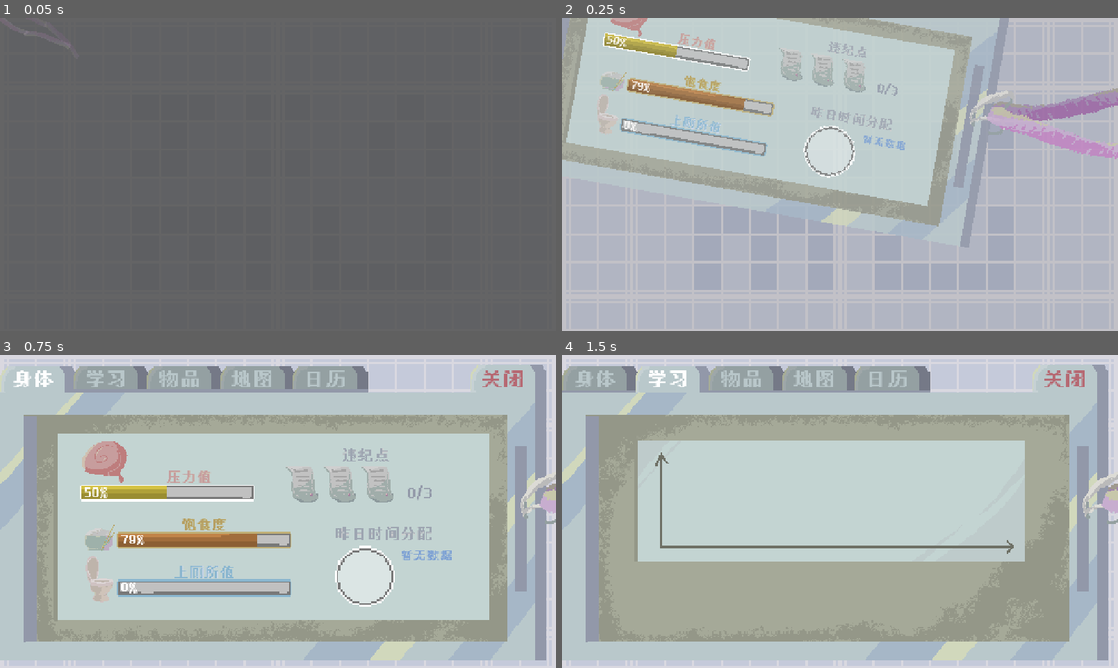
Above: before the commit, frames 1-4 (two rows, left to right).
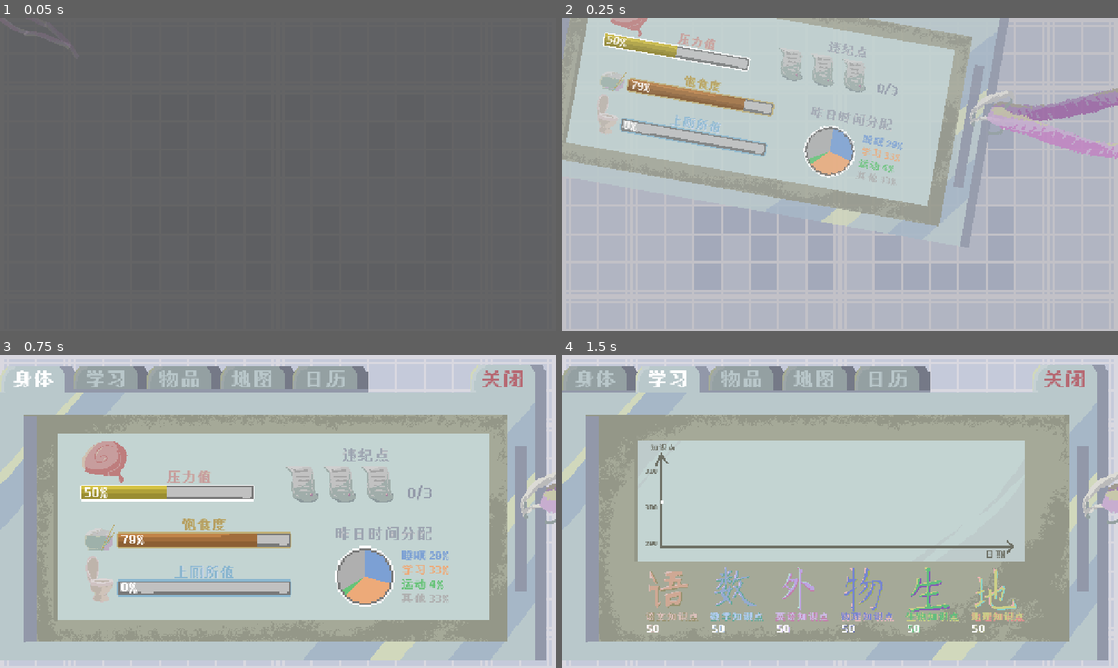
Above: after the commit, the same moments.

Repository: mu142857/School-Rules
Game: Godot game, scene res://ui/info_panel.tscn
Same seed, same stepped clock (60 frames per second), same inputs: the game is played once before the commit and once after it. The project has no main scene, so this scene is started directly.
Inputs:
- Up to frame 1 (0.05 s): no input
- Up to frame 2 (0.25 s): no input
- Up to frame 3 (0.75 s): click "身体" at 0.5 s
- Up to frame 4 (1.5 s): click "学习" at 1.25 s

Frame 1 is identical in both runs. In frame 2, 1.2% of the frame differs, in the area x 44-62%, y 35-54%; in frame 3, 1.7%; in frame 4, 3.1%, in the area x 15-84%, y 28-89%.

Commit message:
Update study point line chart

Diff:
--- a/senior-year-of-high-school/autoload/game_manager.gd
+++ b/senior-year-of-high-school/autoload/game_manager.gd
@@ -19,12 +19,12 @@
 
 # === 知识点（点数制）===
 var knowledge: Dictionary = {
-	"Chinese": 100,
-	"Math": 100,
-	"English": 100,
-	"Physics": 100,
-	"Geography": 100,
-	"Biology": 100
+	"Chinese": 50,
+	"Math": 50,
+	"English": 50,
+	"Physics": 50,
+	"Geography": 50,
+	"Biology": 50
 }
 
 # === 学习效率（点数制，加到上课获得的知识点上）===
@@ -85,3 +85,32 @@
 func add_record(data):
 	time_allocation_history.append(data)
 	history_updated.emit() # 发射信号
+
+func _ready():
+	# 如果是新游戏（历史记录为空），记录一下开局初始值
+	if knowledge_history.is_empty():
+		record_current_knowledge()
+
+# 封装一个记录知识点的方法，方便多处调用
+func record_current_knowledge():
+	var k_record = {
+		"month": month,
+		"day": day,
+		"Chinese": knowledge["Chinese"],
+		"Math": knowledge["Math"],
+		"English": knowledge["English"],
+		"Physics": knowledge["Physics"],
+		"Geography": knowledge["Geography"],
+		"Biology": knowledge["Biology"]
+	}
+	knowledge_history.append(k_record)
+	# 限制长度
+	if knowledge_history.size() > MAX_HISTORY_DAYS:
+		knowledge_history.pop_front()
+
+	# 同时也给时间分配存一个初始值，防止饼图报错
+	if time_allocation_history.is_empty():
+		add_record({
+			"month": month, "day": day,
+			"sleep": 420, "study": 480, "exercise": 60, "other": 480
+		})
--- a/senior-year-of-high-school/ui/info_panel.tscn
+++ b/senior-year-of-high-school/ui/info_panel.tscn
@@ -10,6 +10,7 @@
 [ext_resource type="Texture2D" uid="uid://iq52h30uyxp6" path="res://ui/panels/Calendar Panel.png" id="6_hf0xx"]
 [ext_resource type="PackedScene" uid="uid://v1hb11lw71jy" path="res://ui/body_panel.tscn" id="6_xgebp"]
 [ext_resource type="Texture2D" uid="uid://klat43xwlx0w" path="res://ui/panels/Map Panel.png" id="7_d6f8p"]
+[ext_resource type="PackedScene" uid="uid://c41t43uqdub1n" path="res://ui/study_panel.tscn" id="8_qw5go"]
 
 [sub_resource type="StyleBoxFlat" id="StyleBoxFlat_vcp5r"]
 bg_color = Color(0.6, 0.6, 0.6, 0)
@@ -211,6 +212,9 @@
 texture = ExtResource("4_o7tq4")
 centered = false
 
+[node name="study_panel" parent="Control/Panel/StudyContent" instance=ExtResource("8_qw5go")]
+layout_mode = 1
+
 [node name="ItemContent" type="Control" parent="Control/Panel"]
 visible = false
 anchors_preset = 0
--- a/senior-year-of-high-school/ui/study_panel.gd
+++ b/senior-year-of-high-school/ui/study_panel.gd
@@ -20,24 +20,37 @@
 	# 如果实时变化，可以在这里调用，或者在 GameManager 数据变化时手动更新
 	update_scores()
 
+# ui/study_panel.gd (修改 setup_subject_signals 部分)
+
 func setup_subject_signals():
-	# 遍历 SubjectGrid 下的所有科目节点
 	for subject_node in subjects_container.get_children():
-		var subject_name = subject_node.name # 例如 "Chinese"
+		var subject_name = subject_node.name
 
-		# 鼠标移入：切换到该科目折线
+		# 鼠标移入
 		subject_node.mouse_entered.connect(func():
+			# 1. 切换图表视图
 			chart.view_subject = subject_name
 			update_labels()
+
+			# 2. 动画：放大 1.1 倍，变亮
+			var tween = create_tween().set_parallel(true)
+			tween.tween_property(subject_node, "scale", Vector2(1.1, 1.1), 0.1).set_trans(Tween.TRANS_SINE)
+			tween.tween_property(subject_node, "modulate", Color(1.2, 1.2, 1.2), 0.1) # 稍微过曝变亮
 		)
 
-		# 鼠标移出：恢复显示总分趋势
+		# 鼠标移出
 		subject_node.mouse_exited.connect(func():
 			chart.view_subject = "Total"
 			update_labels()
+
+			# 动画：恢复原始大小和亮度
+			var tween = create_tween().set_parallel(true)
+			tween.tween_property(subject_node, "scale", Vector2(1.0, 1.0), 0.1).set_trans(Tween.TRANS_SINE)
+			tween.tween_property(subject_node, "modulate", Color.WHITE, 0.1)
 		)
 
 func update_scores():
+	@warning_ignore("unused_variable")
 	var total = 0
 	for subject_node in subjects_container.get_children():
 		var s_name = subject_node.name
--- a/senior-year-of-high-school/ui/study_panel.tscn
+++ b/senior-year-of-high-school/ui/study_panel.tscn
@@ -37,6 +37,7 @@
 offset_top = 475.0
 offset_right = 220.0
 offset_bottom = 515.0
+pivot_offset = Vector2(64, 64)
 
 [node name="TextureRect" type="TextureRect" parent="SubjectGrid/Chinese"]
 layout_mode = 0
@@ -75,6 +76,7 @@
 offset_top = 475.0
 offset_right = 370.0
 offset_bottom = 515.0
+pivot_offset = Vector2(64, 64)
 
 [node name="TextureRect" type="TextureRect" parent="SubjectGrid/Math"]
 layout_mode = 0
@@ -113,6 +115,7 @@
 offset_top = 475.0
 offset_right = 520.0
 offset_bottom = 515.0
+pivot_offset = Vector2(64, 64)
 
 [node name="TextureRect" type="TextureRect" parent="SubjectGrid/English"]
 layout_mode = 0
@@ -151,6 +154,7 @@
 offset_top = 475.0
 offset_right = 670.0
 offset_bottom = 515.0
+pivot_offset = Vector2(64, 64)
 
 [node name="TextureRect" type="TextureRect" parent="SubjectGrid/Physics"]
 layout_mode = 0
@@ -189,6 +193,7 @@
 offset_top = 475.0
 offset_right = 820.0
 offset_bottom = 515.0
+pivot_offset = Vector2(64, 64)
 
 [node name="TextureRect" type="TextureRect" parent="SubjectGrid/Biology"]
 layout_mode = 0
@@ -227,6 +232,7 @@
 offset_top = 475.0
 offset_right = 970.0
 offset_bottom = 515.0
+pivot_offset = Vector2(64, 64)
 
 [node name="TextureRect" type="TextureRect" parent="SubjectGrid/Geography"]
 layout_mode = 0
@@ -266,8 +272,10 @@
 
 [node name="ChartContainer" type="Control" parent="LineChartSection"]
 anchors_preset = 0
-offset_right = 40.0
-offset_bottom = 40.0
+offset_left = 231.0
+offset_top = 232.0
+offset_right = 1021.0
+offset_bottom = 439.0
 script = ExtResource("10_frsuf")
 
 [node name="X_Axis" type="Label" parent="LineChartSection"]
Not shown: 1 places in senior-year-of-high-school/ui/info_panel.tscn that only renumber resources
